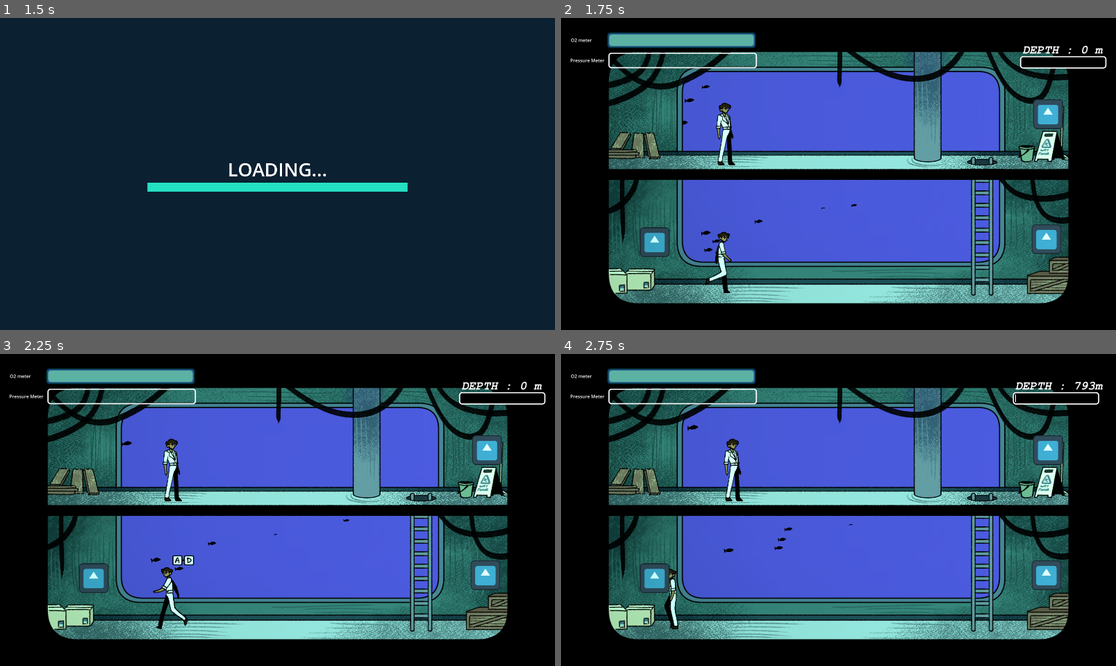
Above: before the commit, frames 1-4 (two rows, left to right).
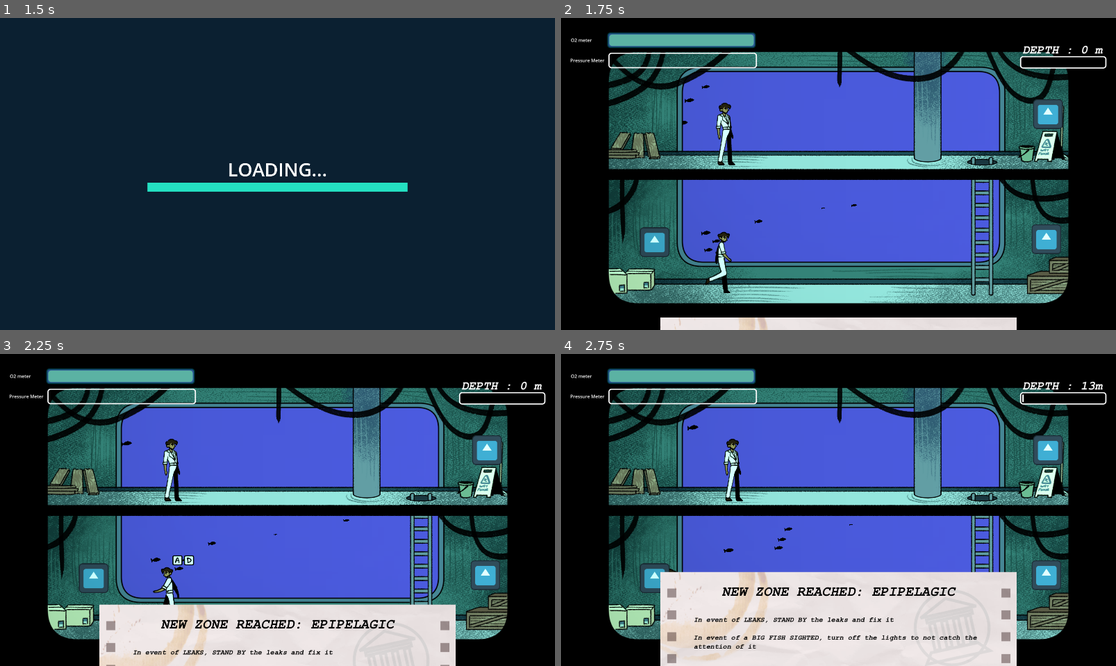
Above: after the commit, the same moments.

Repository: KenKomKom/garena2025
Game: Godot game, scene res://scenes/mainmenu.tscn
The game is run twice, just before and just after one commit, with the same random seed, the same clock (stepped at 60 frames per second) and the same inputs. The project has no main scene, so this scene is started directly. The engine's default icon, where the game draws it, is replaced by a stand-in: a white triangle on a blue panel in a dark square.
Inputs:
- Up to frame 1 (1.5 s): click "Start Game" at 0.5 s; tap Enter (ui_accept) at 1.25 s; hold D (rightp1) from 1.28 s (still down); tap Left (leftp2) at 1.35 s
- Up to frame 2 (1.75 s): keep holding D (rightp1); tap Enter (ui_accept) at 1.52 s
- Up to frame 3 (2.25 s): release D (rightp1) at 2.03 s; hold A (leftp1) from 2.03 s (still down); tap Right (rightp2) at 2.1 s
- Up to frame 4 (2.75 s): keep holding A (leftp1); tap Enter (ui_accept) at 2.27 s

Frame 1 is identical in both runs. In frame 2, 2.6% of the frame differs, in the area x 17-83%, y 95-100%; in frame 3, 13%; in frame 4, 20%, in the area x 17-99%, y 8-100%.

Commit message:
some audio

Diff:
--- a/player.gd
+++ b/player.gd
@@ -8,7 +8,10 @@
 var is_climbing = false
 var target_floor = null
 
-var is_tanky = false
+var is_tanky = false:
+	set(val):
+		is_tanky = val
+		$tanky.visible=val
 var initial_pos
 
 func _ready():
--- a/player.tscn
+++ b/player.tscn
@@ -117,9 +117,9 @@
 up_direction = Vector2(0, 1)
 script = ExtResource("1_vai4p")
 
-[node name="Sprite2D" type="Sprite2D" parent="."]
+[node name="tanky" type="Sprite2D" parent="."]
 visible = false
-position = Vector2(0, -65)
+position = Vector2(0, -417)
 texture = ExtResource("2_0ab8e")
 
 [node name="CollisionShape2D" type="CollisionShape2D" parent="."]
--- a/scenes/ship.tscn
+++ b/scenes/ship.tscn
@@ -317,7 +317,6 @@
 offset_right = -48.0
 offset_bottom = 136.0
 grow_horizontal = 0
-value = null
 
 [node name="o2bar" parent="CanvasLayer" instance=ExtResource("8_p8u8m")]
 offset_left = 34.0
--- a/scripts/depth_level.gd
+++ b/scripts/depth_level.gd
@@ -10,11 +10,13 @@
 func _ready():
 	depth_meter = 13 * 60 * GameManager.ZONE_CUMULATIVE_DURATION[GameManager.zone_now]
 	depth_timer.wait_time = GameManager.ZONE_DURATION.EPIPELAGIC*60
+	$ProgressBar.max_value = GameManager.ZONE_DURATION.EPIPELAGIC*60
 	GameManager.zone_now = GameManager.ZONE.EPIPELAGIC
 	depth_timer.start()
 	count_timer.start()
 
 func _on_depth_timer_timeout():
+	$ProgressBar.value = 0
 	match GameManager.zone_now:
 		GameManager.ZONE.EPIPELAGIC:
 			GameManager.zone_now = GameManager.ZONE.MESOPELAGIC
--- a/scripts/drop_off_tank.gd
+++ b/scripts/drop_off_tank.gd
@@ -38,6 +38,7 @@
 		if p2_entered:
 			%p2_control.visible = true
 		if (p1_entered and p1_temp) or (p2_entered and p2_temp):
+			GameManager.play_audio("res://audio/wheel-spin-on-gravel-106641.ogg", 1, -30)
 			hits+=1
 			button_mash_bar.value=lerp(button_mash_bar.value,hits/1.0,0.5)
 			$valve.rotation_degrees = lerp($valve.rotation_degrees, $valve.rotation_degrees +10,0.5)
--- a/scripts/managergame.gd
+++ b/scripts/managergame.gd
@@ -25,7 +25,7 @@
 signal meltdown_done()
 signal lights_switch(nyala)
 
-var zone_now = ZONE.MESOPELAGIC :
+var zone_now = ZONE.EPIPELAGIC :
 	set(value):
 		zone_now = value
 		emit_signal("zone_reached", zone_now)
--- a/scripts/manual.gd
+++ b/scripts/manual.gd
@@ -46,7 +46,7 @@
 func animate_in():
 	var tween = get_tree().create_tween()
 	tween.tween_property($background, "position", Vector2($background.position.x,1094-100-(_count*120)), 1)
-	await get_tree().create_timer(7*_count).timeout
+	await get_tree().create_timer(6*_count).timeout
 	_animate_out()
 
 func _animate_out():
--- a/scripts/o_2_bar.gd
+++ b/scripts/o_2_bar.gd
@@ -1,17 +1,24 @@
 extends Control
 
 var value = 3
+var emittable = true
 @onready var o2bar = %ProgressBar
+
 
 # Called when the node enters the scene tree for the first time.
 func _ready():
 	GameManager.connect("add_air_depletion", add_air_depletion)
+	GameManager.connect("game_over", end)
 
 func add_air_depletion(value):
 	self.value = min(3, self.value + value)
+	print_debug(self.value)
 
 func _on_timer_timeout():
 	o2bar.value = min(100,o2bar.value+value)
 
-	if o2bar.value<=0:
+	if o2bar.value<=0 and emittable:
 		GameManager.emit_signal("game_over", GameManager.DEATH_REASON.AIR)
+
+func end(_why):
+	emittable = false
--- a/scripts/pressurebar.gd
+++ b/scripts/pressurebar.gd
@@ -2,16 +2,21 @@
 
 var value=-1
 var change_direction = -1
+var emittable = true
 @onready var pressure_bar = %ProgressBar
 @export var change_rate := 3
 
 func _ready():
 	GameManager.connect("add_pressure_value", add_pressure_value)
+	GameManager.connect("game_over", end)
 
 func add_pressure_value(value):
 	self.value += value
 
 func _on_timer_timeout():
 	pressure_bar.value += value
-	if pressure_bar.value>=100:
+	if pressure_bar.value>=100 and emittable:
 		GameManager.emit_signal("game_over", GameManager.DEATH_REASON.PRESSURE)
+
+func end(_why):
+	emittable = false
--- a/scripts/ship.gd
+++ b/scripts/ship.gd
@@ -19,7 +19,7 @@
 	GameManager.connect("zone_reached", bocor_mulai)
 	GameManager.connect("meltdown_done", meltdown_done)
 	GameManager.connect("lights_switch", lights_switch)
-	GameManager.connect("return_to_checkpoint", return_to_checkpoint)
+	GameManager.emit_signal("zone_reached", GameManager.ZONE.MESOPELAGIC)
 
 func bocor_mulai(zone):
 	match zone:
--- a/scripts/tanky_pick_up.gd
+++ b/scripts/tanky_pick_up.gd
@@ -10,6 +10,7 @@
 	var p1_temp = GameManager.get_leftp1() and GameManager.get_rightp1()
 	var p2_temp = GameManager.get_leftp2() and GameManager.get_rightp2()
 	if (p1_entered and p1_temp) or (p2_entered and p2_temp):
+		GameManager.play_audio("res://audio/metal-moving-81780.mp3", 1,-10)
 		if player1_triggerer and p1_temp:
 			GameManager.reset_p1()
 			player1_triggerer.set_is_tanky(true)
Not shown, added: audio/metal-moving-81780.mp3.import
Not shown, added: audio/pressing-buttons-on-a-joystick-90718.ogg.import
Not shown, added: audio/wheel-spin-on-gravel-106641.ogg.import
Not shown, changed: audio/buttons-67224.ogg
Not shown, added: audio/metal-moving-81780.mp3
Not shown, added: audio/pressing-buttons-on-a-joystick-90718.ogg
Not shown, added: audio/wheel-spin-on-gravel-106641.ogg
